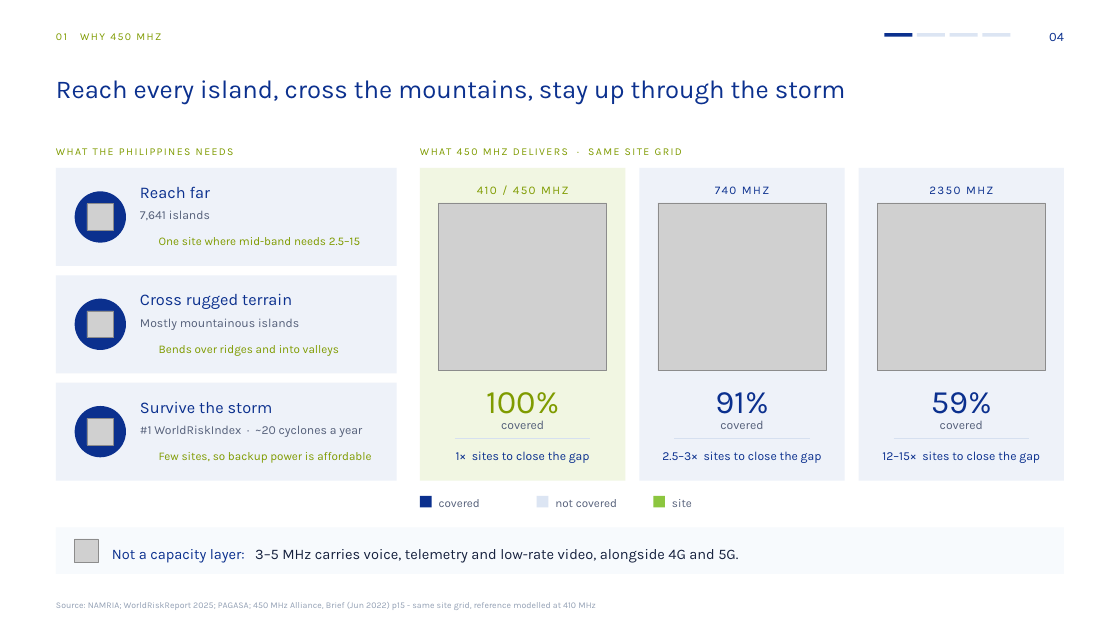
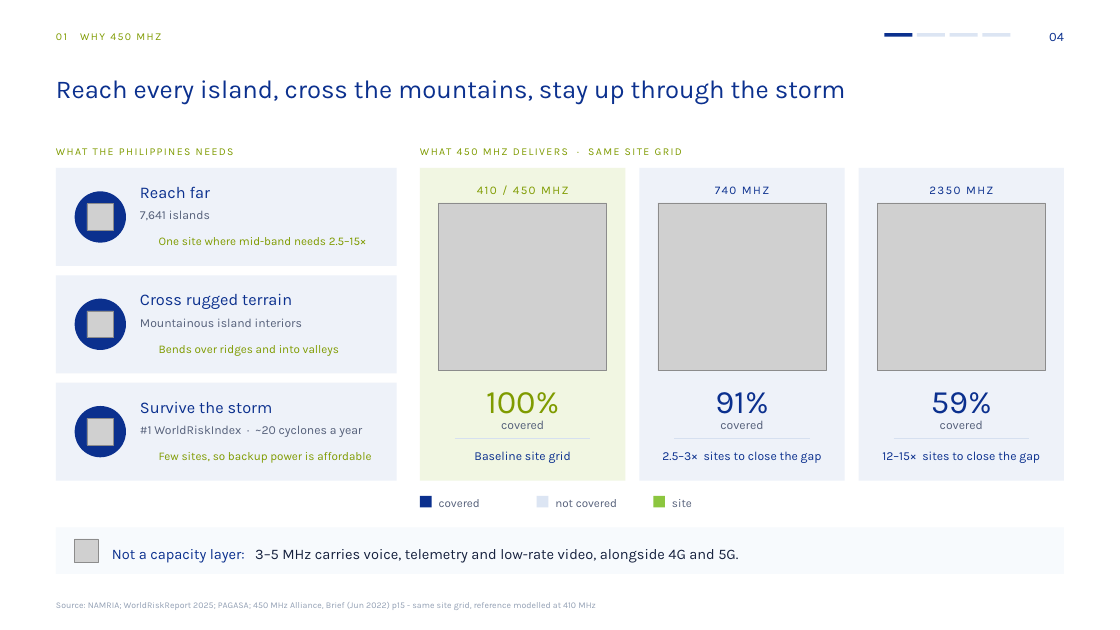
Before and after one commit to mearneste4-max/Philippines-450M, a slide deck: slide 4 of 01_交付物/菲律宾450M方案_v8.pptx. Drawn at 1120x630 pixels with LibreOffice and Linux fonts; fonts in the diff are those of the drawing; grey boxes stand for pictures; background and template pictures are left out. Boxes give left, top, right and bottom in pixels: in the first picture for what was removed or moved away, otherwise in the second. Text is boxed around its words. In the diff, an @@ line names an element or a change of style, - is before the commit and + after.

```diff
--- a/01_交付物/菲律宾450M方案_v8.pptx
+++ b/01_交付物/菲律宾450M方案_v8.pptx
@@ text at bbox=[159, 237, 366, 245]: text changed @@
-One site where mid-band needs 2.5–15
+One site where mid-band needs 2.5–15×
@@ text at bbox=[140, 318, 302, 327]: text changed @@
-Mostly mountainous islands
+Mountainous island interiors
@@ text at bbox=[474, 451, 571, 463]: text changed @@
-1× sites to close the gap
+Baseline site grid
```
Also in this commit, not shown: 4 other slides changed, 8 other files.
